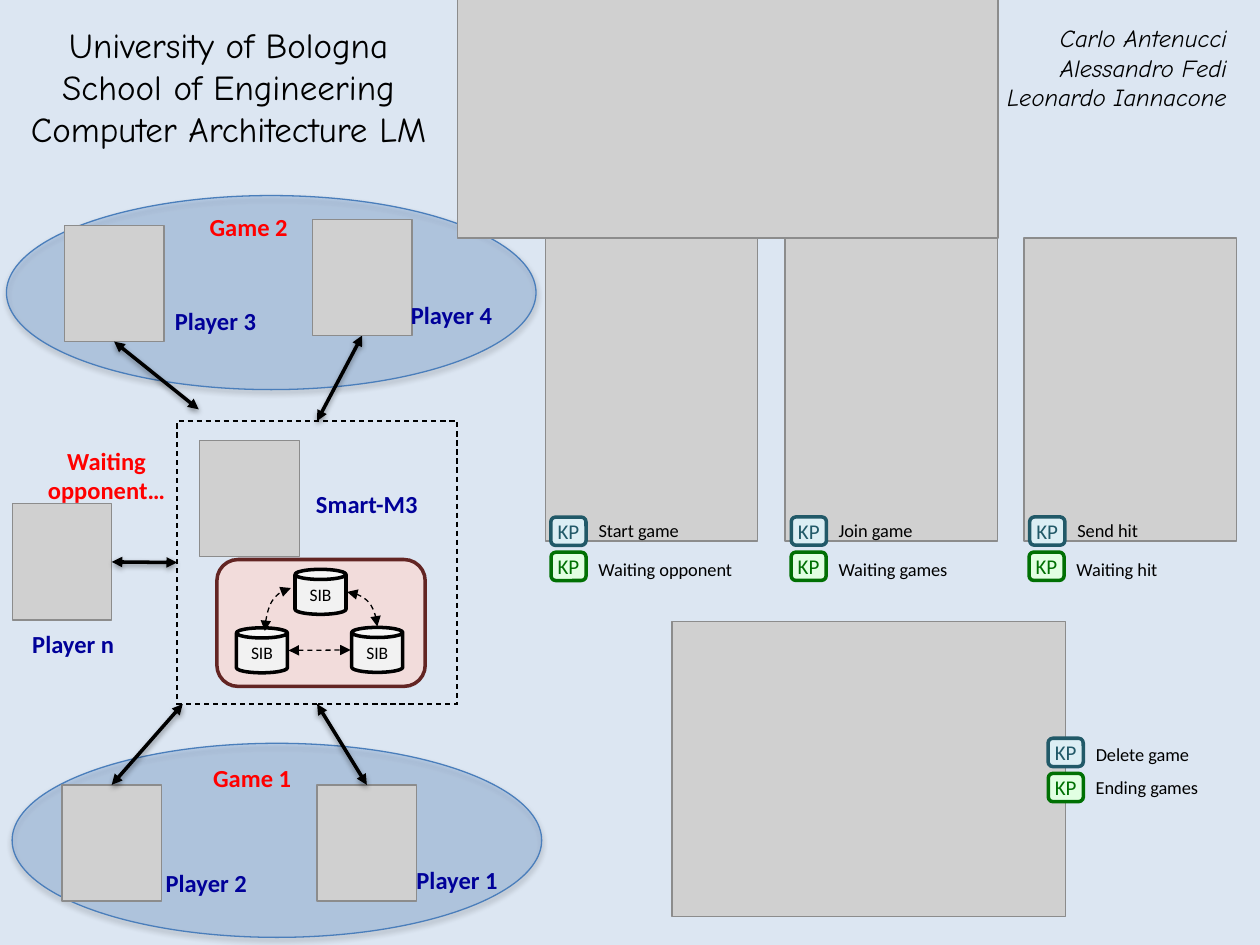
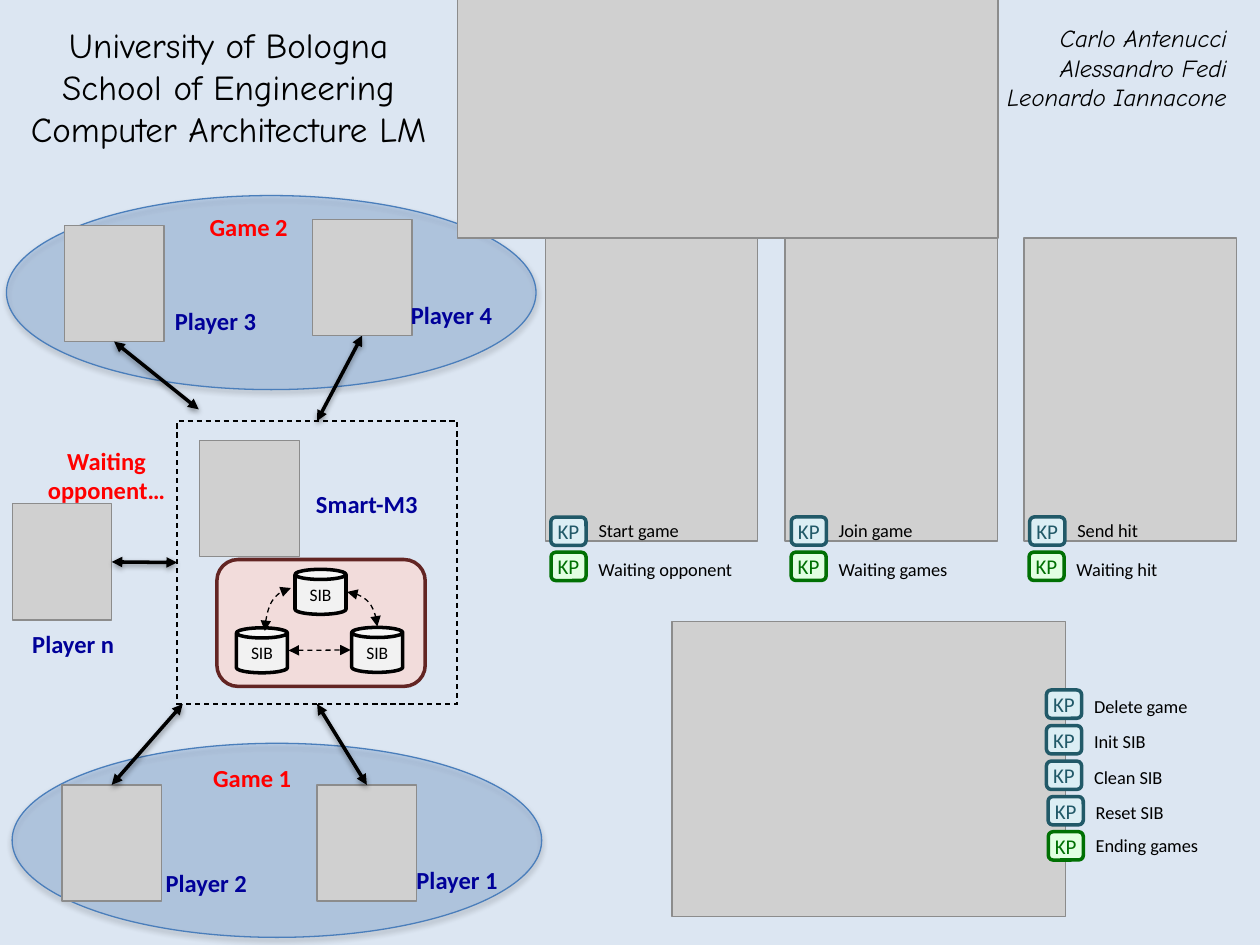
Before and after one commit to LeoIannacone/Rock-Paper-Scissors-Lizard-Spock, a slide deck: slide 1 of doc/SingleSlide/singleSlide.pptx. Drawn at 1260x945 pixels with LibreOffice and Linux fonts; fonts in the diff are those of the drawing; grey boxes stand for pictures. Boxes give left, top, right and bottom in pixels: in the first picture for what was removed or moved away, otherwise in the second. Text is boxed around its words. In the diff, an @@ line names an element or a change of style, - is before the commit and + after.

Commit message:
updated single slidewith all admin producer

```diff
--- a/doc/SingleSlide/singleSlide.pptx
+++ b/doc/SingleSlide/singleSlide.pptx
@@ text "Delete game": place and size @@
-text "Delete game" at (1096,748,1189,764)
+text "Delete game" at (1094,700,1188,716)
@@ rounded rectangle added at (1047,690,1082,718), fill #DBEEF4, outline #215968 2 pt, 12 pt, text #215968 @@
+KP
@@ rounded rectangle added at (1047,726,1082,753), fill #DBEEF4, outline #215968 2 pt, 12 pt, text #215968 @@
+KP
@@ text added at (1094,735,1146,748), 10.5 pt, text #000000 @@
+Init SIB
@@ rounded rectangle added at (1047,761,1082,789), fill #DBEEF4, outline #215968 2 pt, 12 pt, text #215968 @@
+KP
@@ text added at (1094,771,1163,784), 10.5 pt, text #000000 @@
+Clean SIB
@@ text added at (1096,807,1164,819), 10.5 pt, text #000000 @@
+Reset SIB
@@ 2 rounded rectangles, 1 text: place and size @@
-2 rounded rectangles, 1 text at (1048,738,1198,801)
+2 rounded rectangles, 1 text at (1048,796,1198,859)
```
